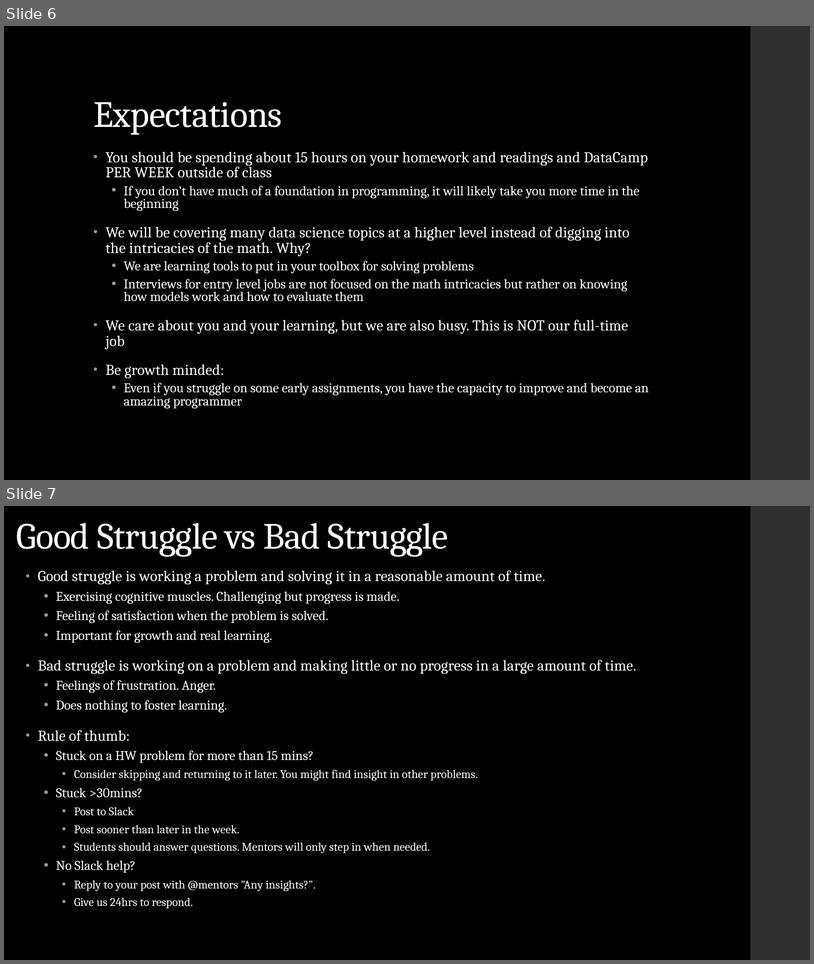
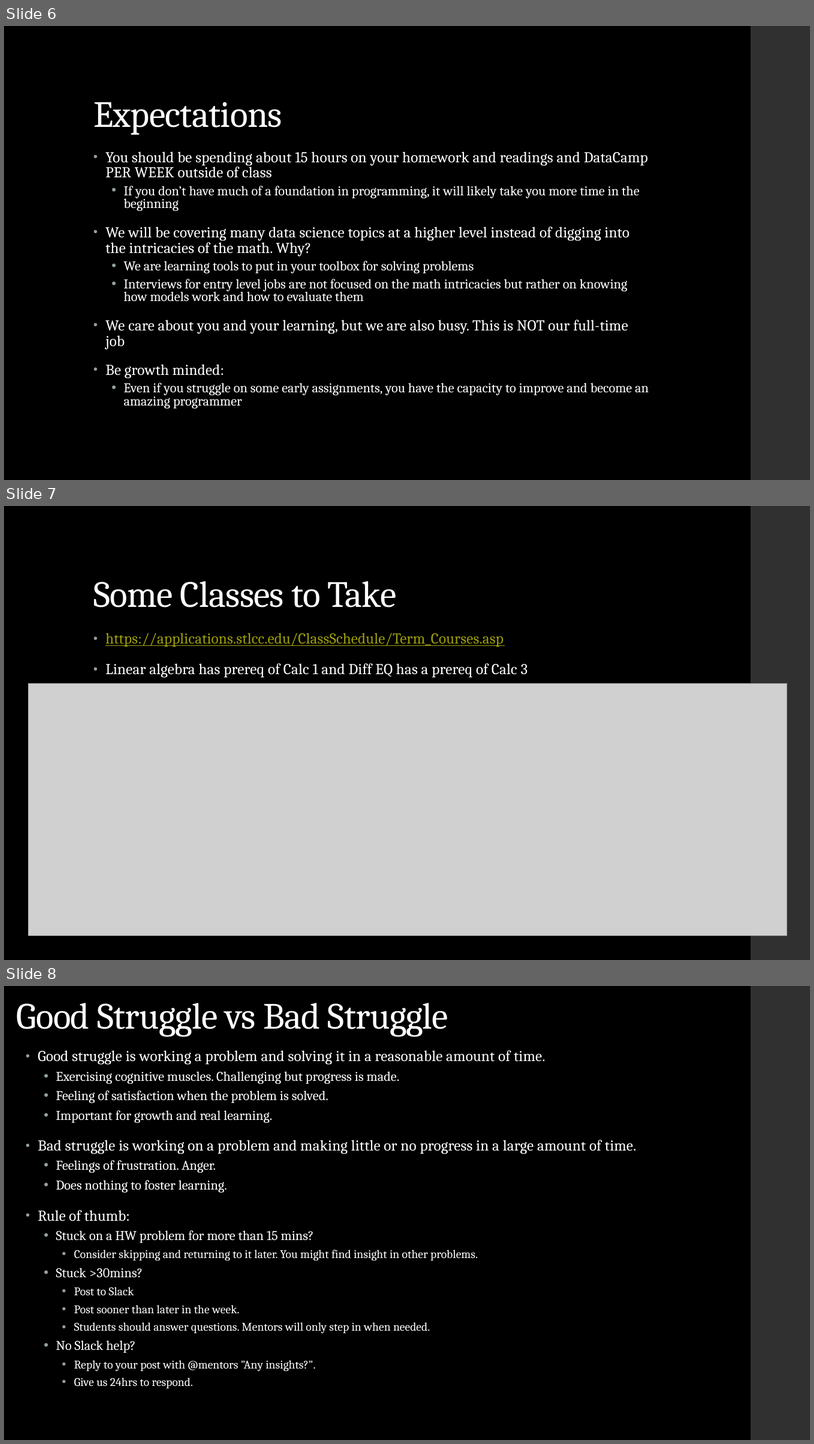
Before and after one commit to LaunchCoderGirlSTL/Data-Science-Assignments, a slide deck: course_material/week_02/week_02_presentation.pptx. Shown one above the other, each under a label of ours: slides 6 and 7 before the commit, slides 6, 7 and 8 after it. The pictures are 814x964 and 814x1444 pixels, drawn with LibreOffice and Linux fonts; fonts in the diff are those of the drawing; grey boxes stand for pictures. Boxes give left, top, right and bottom in pixels: in the first picture for what was removed or moved away, otherwise in the second. Text is boxed around its words. In the diff, an @@ line names an element or a change of style, - is before the commit and + after.

```diff
--- a/course_material/week_02/week_02_presentation.pptx
+++ b/course_material/week_02/week_02_presentation.pptx
@@ slide 7 added at (x1=4, y1=506, x2=810, y2=960), background #000000; not listed: 1 template element that a slide beside it also shows @@
@@ title added at (x1=93, y1=581, x2=397, y2=607), 44 pt, text #FFFFFF @@
+Some Classes to Take
@@ text added at (x1=105, y1=633, x2=528, y2=678), 18 pt, text #9F9F0B, underline @@
+• https://applications.stlcc.edu/ClassSchedule/Term_Courses.asp
+• Linear algebra has prereq of Calc 1 and Diff EQ has a prereq of Calc 3
@@ picture added at (x1=28, y1=683, x2=788, y2=936) @@
@@ what was slide 7 is now slide 8 @@
```
Also in this commit, not shown: 2 slides changed, 3 other files.
